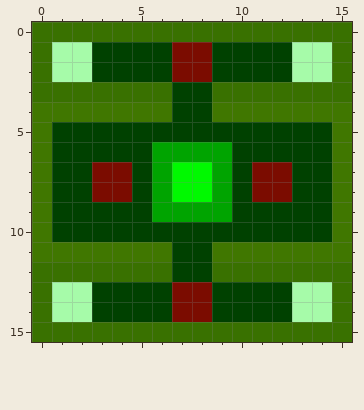
Two versions of one pixel-art sprite, favicon.png. This is how it looked before the edit.
The file is 16x16 pixels.
Once edited:
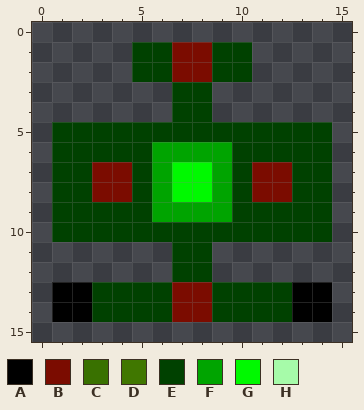
Palette (. is transparent): A #000000  B #7b0c00  C #397100  D #407700  E #004100  F #00a400  G #00f900  H #a6fba9
Edits made:
@@ x 0..15 @@
- 0 CCCCCCCCCCCCCCCC
- 1 CHHEEEEBBEEEEHHC
- 2 CHHEEEEBBEEEEHHC
- 3 CCCCCCCEECCCCCCC
- 4 DDDDDDDEEDDDDDDD
- 5 DEEEEEEEEEEEEEED
- 6 DEEEEEFFFFEEEEED
- 7 DEEBBEFGGFEBBEED
- 8 DEEBBEFGGFEBBEED
- 9 DEEEEEFFFFEEEEED
-10 DEEEEEEEEEEEEEED
-11 DDDDDDDEEDDDDDDD
-12 CCCCCCCEECCCCCCC
-13 CHHEEEEBBEEEEHHC
-14 CHHEEEEBBEEEEHHC
-15 CCCCCCCCCCCCCCCC
+ 0 ................
+ 1 .....EEBBEE.....
+ 2 .....EEBBEE.....
+ 3 .......EE.......
+ 4 .......EE.......
+ 5 .EEEEEEEEEEEEEE.
+ 6 .EEEEEFFFFEEEEE.
+ 7 .EEBBEFGGFEBBEE.
+ 8 .EEBBEFGGFEBBEE.
+ 9 .EEEEEFFFFEEEEE.
+10 .EEEEEEEEEEEEEE.
+11 .......EE.......
+12 .......EE.......
+13 .AAEEEEBBEEEEAA.
+14 .AAEEEEBBEEEEAA.
+15 ................
Changed places in both pictures, as pixel boxes (x1, y1, x2, y2):
changed: (32, 22, 352, 342)
